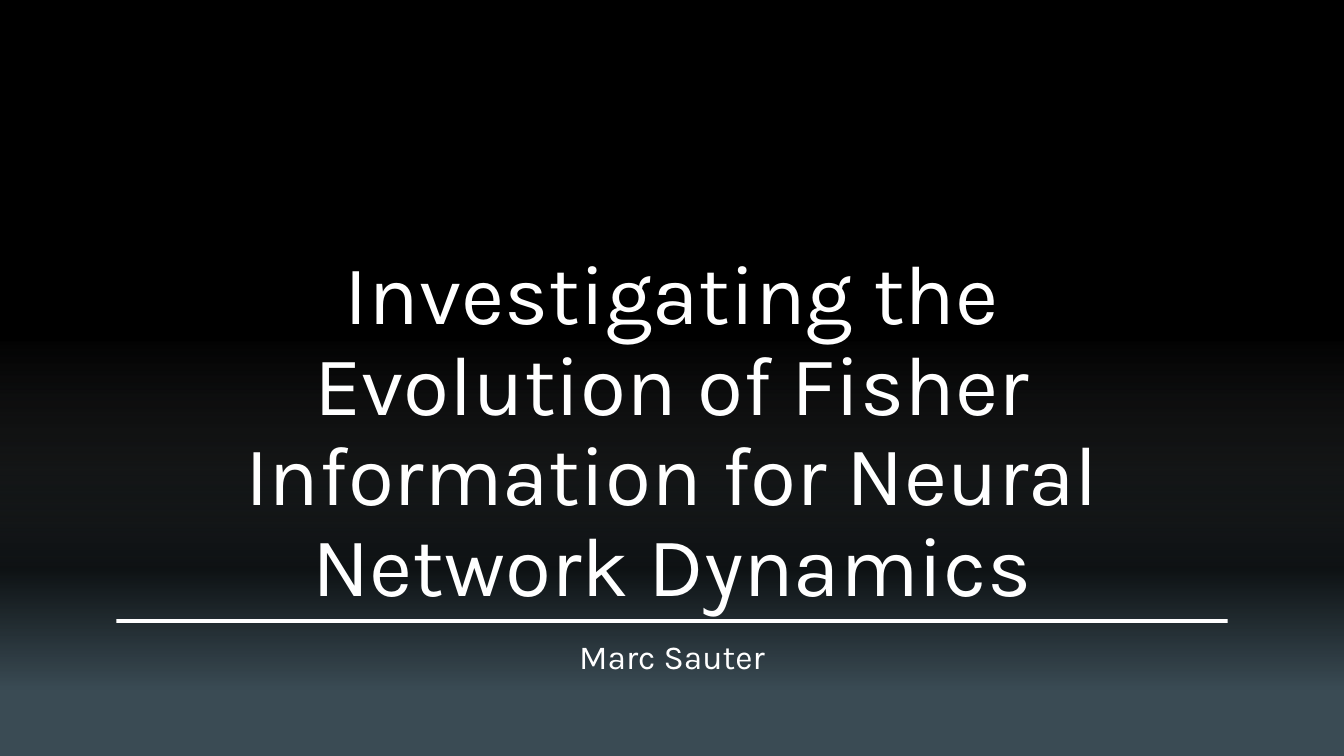
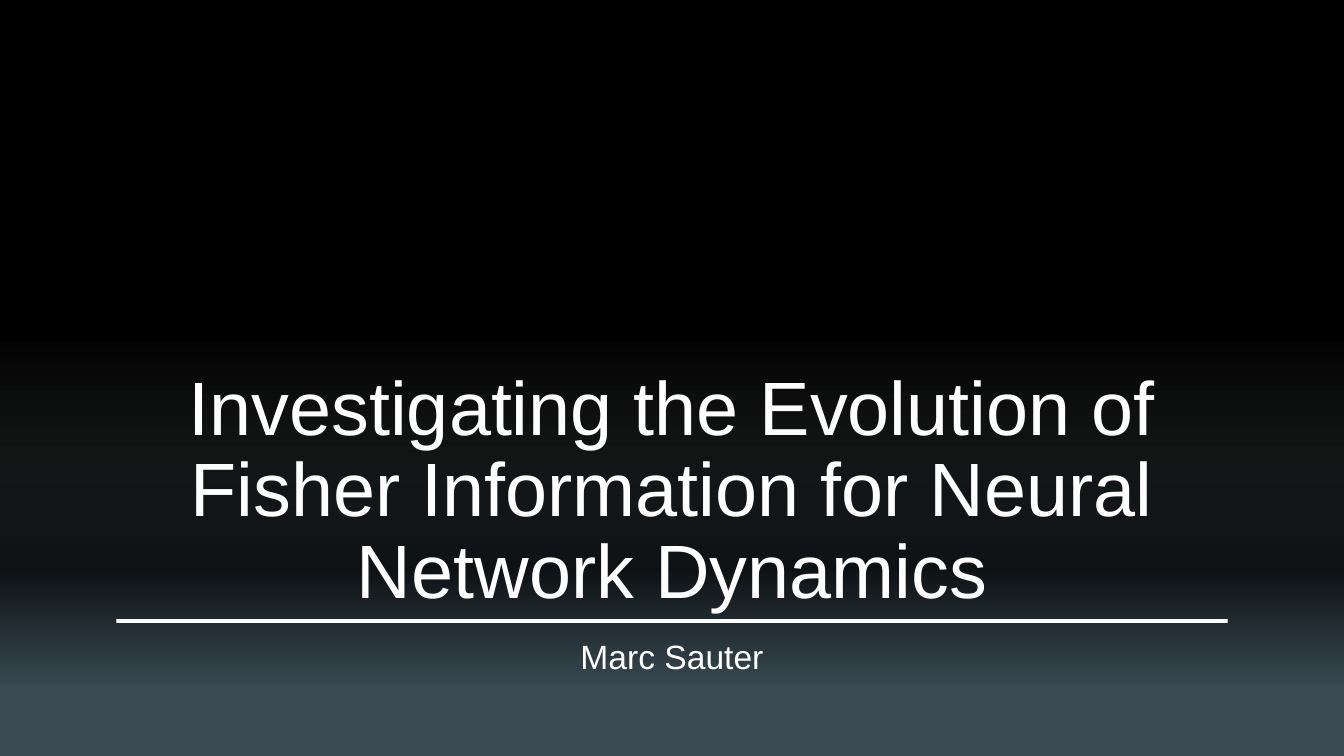
Before and after one commit to ma-sauter/Talks, a slide deck: slide 1 of dpg-fruehjahrstagung-2024/Presentation/Presentation_Marc_Sauter.pptx. Drawn at 1344x756 pixels with LibreOffice and Linux fonts; fonts in the diff are those of the drawing; background and template pictures are left out. Boxes give left, top, right and bottom in pixels: in the first picture for what was removed or moved away, otherwise in the second. Text is boxed around its words. In the diff, an @@ line names an element or a change of style, - is before the commit and + after.

Commit message:
Stand vor Uni Stuttgart design implementation

```diff
--- a/dpg-fruehjahrstagung-2024/Presentation/Presentation_Marc_Sauter.pptx
+++ b/dpg-fruehjahrstagung-2024/Presentation/Presentation_Marc_Sauter.pptx
@@ title "Investigating the Evolution of Fisher ..." at box(189, 380, 1154, 612): size 60 to 54 pt, font Karla to Arial @@
@@ subtitle "Marc Sauter" at box(580, 645, 763, 670): font Karla to Arial @@
```
Also in this commit, not shown: 45 other slides changed.
